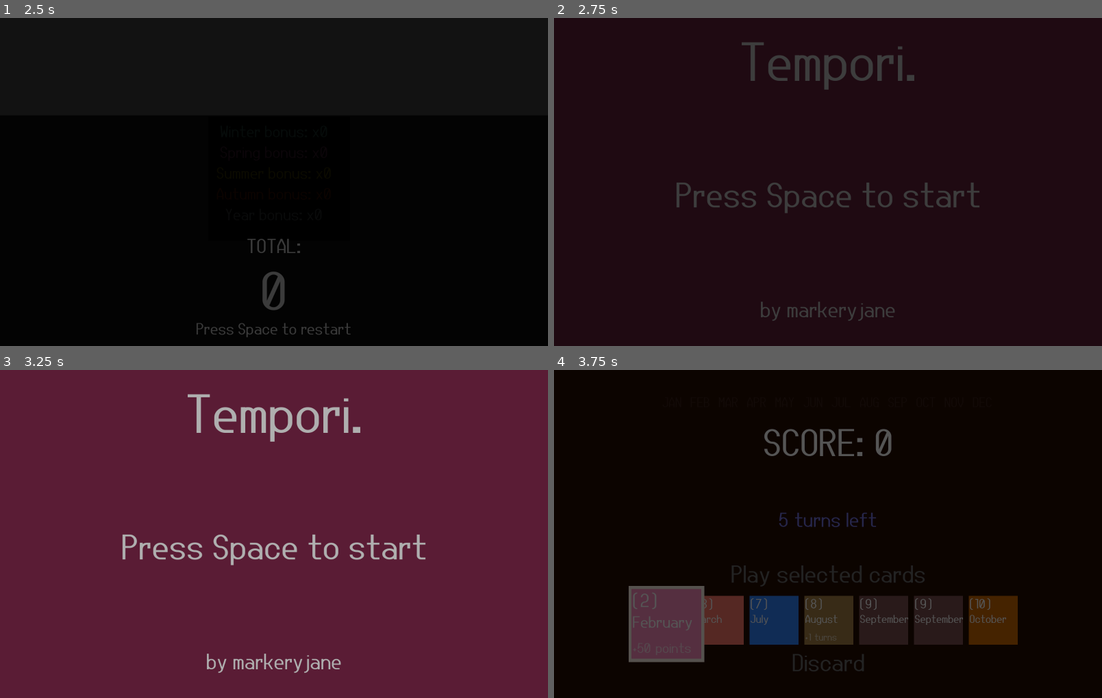
Above: before the commit, frames 1-4 (two rows, left to right).
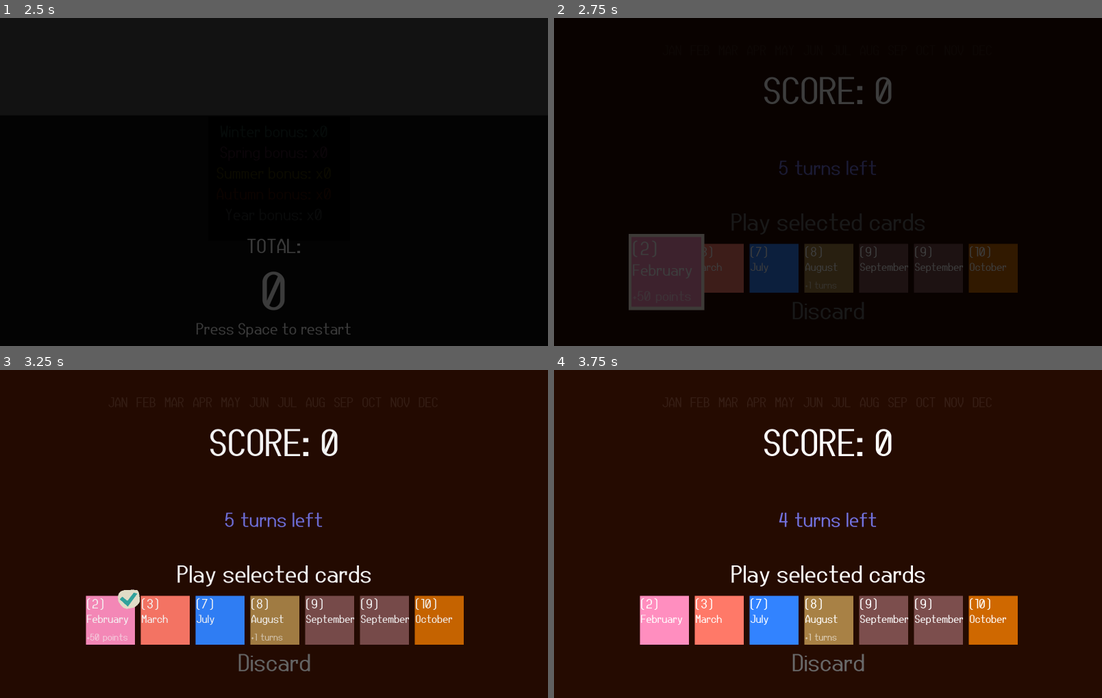
Above: after the commit, the same moments.

Repository: markeryjane/seeker
Game: Godot game, scene res://scenes/game_over_screen.tscn
The game is run twice, just before and just after one commit, with the same random seed, the same clock (stepped at 60 frames per second) and the same inputs. This scene is started directly instead of the project's main scene.
Inputs:
- Up to frame 1 (2.5 s): tap Enter (ui_accept) at 0.5, 0.6, 0.77, 1.07, 1.25, 1.52, 1.55, 1.82, 2.3 s; hold Right (ui_right) 0.53-1.28 s; hold Down (ui_down) 1.28-2.03 s; tap Z (discard) at 1.35 s; tap Space at 2 s; hold Right (ui_right) from 2.03 s (still down); tap X (play_hand) at 2.1 s
- Up to frame 2 (2.75 s): keep holding Right (ui_right)
- Up to frame 3 (3.25 s): tap Space at 2.75 s; release Right (ui_right) at 2.78 s; hold Up (ui_up) from 2.78 s (still down); tap Enter (ui_accept) at 2.85, 3.02 s
- Up to frame 4 (3.75 s): tap Enter (ui_accept) at 3.32 s; release Up (ui_up) at 3.53 s; hold Left (ui_left) from 3.53 s (still down); tap Z (discard) at 3.6 s

Frame 1 is identical in both runs. In frame 2, 9.5% of the frame differs, in the area x 13-83%, y 7-93%; in frame 3, 100%; in frame 4, 100%, in the area x 0-100%, y 0-100%.

Commit message:
bg music, reset button on game over just resets game scene

Diff:
--- /dev/null
+++ b/audio_manager.gd
@@ -0,0 +1,12 @@
+extends Node2D
+
+
+# Called when the node enters the scene tree for the first time.
+
+
+func start_bgm():
+	$BGM.play()
+
+# Called every frame. 'delta' is the elapsed time since the previous frame.
+func _process(delta: float) -> void:
+	pass
--- a/project.godot
+++ b/project.godot
@@ -18,6 +18,7 @@
 [autoload]
 
 SceneTransition="*res://scenes/scene_transition.tscn"
+AudioManager="*res://util/audio_manager.tscn"
 
 [display]
 
--- a/scenes/game_over_screen.gd
+++ b/scenes/game_over_screen.gd
@@ -72,7 +72,7 @@
 # Called every frame. 'delta' is the elapsed time since the previous frame.
 func _process(delta: float) -> void:
 	if Input.is_action_just_pressed("ui_accept") and can_restart:
-		SceneTransition.goToScene(load("res://scenes/title_screen.tscn"))
+		SceneTransition.goToScene(load("res://scenes/main_scene.tscn"))
 
 	if score_text.text != str(final_score):
 		score_text.text = str(final_score)
--- a/scenes/title_screen.gd
+++ b/scenes/title_screen.gd
@@ -10,3 +10,4 @@
 func _process(delta: float) -> void:
 	if Input.is_action_just_pressed("ui_accept"):
 		SceneTransition.goToScene(load("res://scenes/main_scene.tscn"))
+		AudioManager.start_bgm()
--- /dev/null
+++ b/util/audio_manager.tscn
@@ -0,0 +1,11 @@
+[gd_scene load_steps=3 format=3 uid="uid://c0hlm8sbsg7xa"]
+
+[ext_resource type="Script" path="res://audio_manager.gd" id="1_m37ni"]
+[ext_resource type="AudioStream" uid="uid://co5e7m7otd5u3" path="res://sfx/tempori bg track.ogg" id="2_hc1y4"]
+
+[node name="AudioManager" type="Node2D"]
+script = ExtResource("1_m37ni")
+
+[node name="BGM" type="AudioStreamPlayer" parent="."]
+stream = ExtResource("2_hc1y4")
+pitch_scale = 0.9
Not shown, added: sfx/tempori bg track.ogg.import
Not shown, changed: .DS_Store
Not shown, changed: sfx/.DS_Store
Not shown, added: sfx/tempori bg track.ogg
